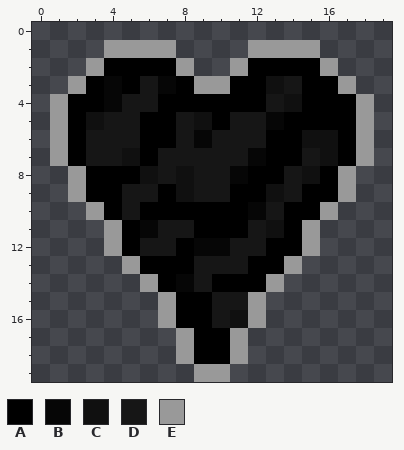
Two states of a pixel-art sprite, assets/images/heart_black.png. Above: the version before the commit.
The file is 20x20 pixels. Pixels under 10% opacity are left out. Colours within 5 levels of each other are drawn and written as one.
Palette (. is transparent): A #000000  B #060606  C #101010  D #161616  E #999999
Pixels before, first column x 1:
 1 ...EEEE....EEEE...
 2 ..EAAAAE..EAAAAE..
 3 .EABADBAEEAACDAAE.
 4 EAABDDAAAAAADCAAAE
 5 EACDDAADCADDBAAAAE
 6 EADDDAADBDDDAACCAE
 7 EADDCADDDDDBAADCAE
 8 .EAAACDCDDBAADCAE.
 9 .EAADDACDDAACDAAE.
10 ..EADAAAAAABDAAE..
11 ...EABDDAAADCAE...
12 ...EADDABBDDAAE...
13 ....EAAADDDAAE....
14 .....EABDAAAE.....
15 ......EAADDE......
16 ......EAADCE......
17 .......EAAE.......
18 .......EAAE.......
19 ........EE........
Now the later version:
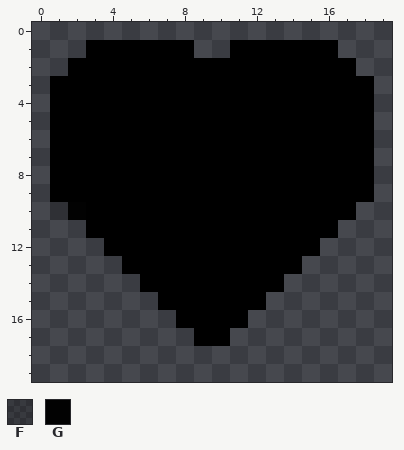
Colours new in this view: F #00000032  G #000000f8
From old to new:
y 1: x 3..8 .EEEE. -> AAAAAA; x 11..16 .EEEE. -> AAAAAA
y 2: x 2..3 .E -> AA; x 8..11 E..E -> AAAA; x 16..17 E. -> AA
y 3: x 1..2 .E -> AA; x 4 B -> A; x 6..7 DB -> AA; x 9..10 EE -> AA; x 13..14 CD -> AA; x 17..18 E. -> AA
y 4: x 1 E -> A; x 4..6 BDD -> AAA; x 13..14 DC -> AA; x 18 E -> A
y 5: x 1 E -> A; x 3..5 CDD -> AAA; x 8..9 DC -> AA; x 11..13 DDB -> AAA; x 18 E -> A
y 6: x 1 E -> A; x 3..5 DDD -> AAA; x 8..12 DBDDD -> AAAAA; x 15..16 CC -> AA; x 18 E -> A
y 7: x 1 E -> A; x 3..5 DDC -> AAA; x 7..12 DDDDDB -> AAAAAA; x 15..16 DC -> AA; x 18 E -> A
y 8: x 1..2 .E -> AA; x 6..11 CDCDDB -> AAAAAA; x 14..15 DC -> AA; x 17..18 E. -> AA
y 9: x 1..2 .E -> AA; x 5..6 DD -> AA; x 8..10 CDD -> AAA; x 13..14 CD -> AA; x 17..18 E. -> AA
y 10: x 1..3 ..E -> FGA; x 5 D -> A; x 12..13 BD -> AA; x 16..17 E. -> AA
y 11: x 3..4 .E -> AA; x 6..8 BDD -> AAA; x 12..13 DC -> AA; x 15..16 E. -> AA
y 12: x 4 E -> A; x 6..7 DD -> AA; x 9..12 BBDD -> AAAA; x 15 E -> A
y 13: x 5 E -> A; x 9..11 DDD -> AAA; x 14 E -> A
y 14: x 6 E -> A; x 8..9 BD -> AA; x 13 E -> A
y 15: x 7 E -> A; x 10..12 DDE -> AAA
y 16: x 7 E -> .; x 10..12 DCE -> AA.
y 17: x 8 E -> .; x 11 E -> .
y 18: x 8..11 EAAE -> ....
y 19: x 9..10 EE -> ..
Where, in picture pixels (left, top, right, bottom), the same in both pictures:
changed: (50, 40, 374, 382)
